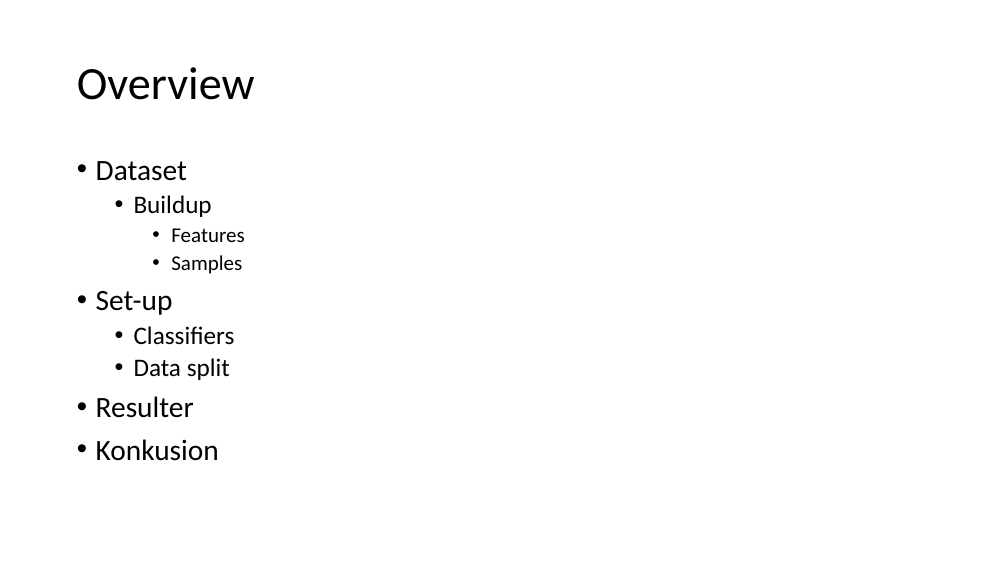
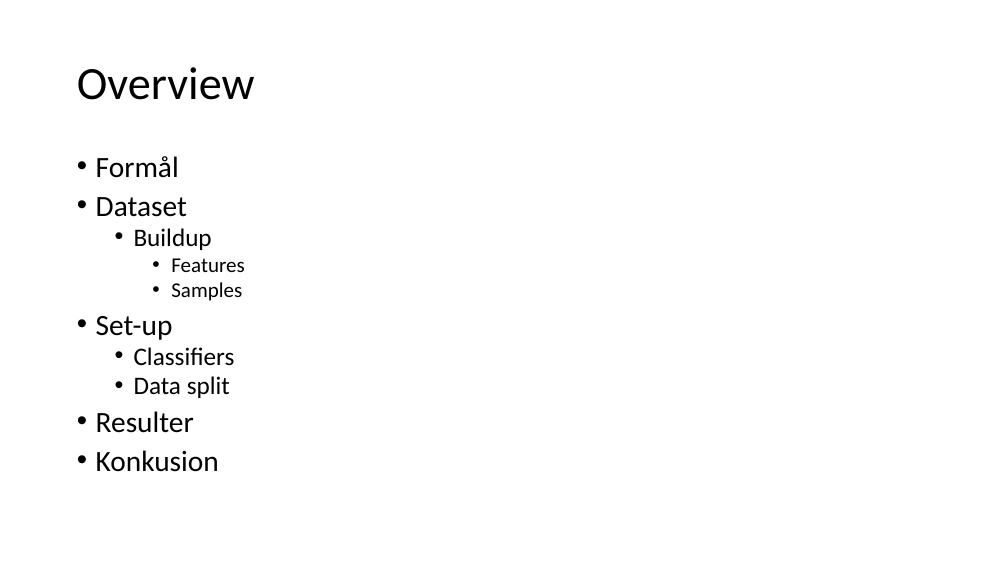
Before and after one commit to BenjaminElifLarsen/Machine_Learning_School, a slide deck: slide 2 of Case/Presentation/Presentation.pptx. Drawn at 1008x567 pixels with LibreOffice and Linux fonts; fonts in the diff are those of the drawing. Boxes give left, top, right and bottom in pixels: in the first picture for what was removed or moved away, otherwise in the second. Text is boxed around its words. In the diff, an @@ line names an element or a change of style, - is before the commit and + after.

Commit message:
working on presentation

```diff
--- a/Case/Presentation/Presentation.pptx
+++ b/Case/Presentation/Presentation.pptx
@@ text at (96, 156, 179, 178): paragraph added @@
+• Formål
@@ text at (96, 197, 245, 472): line spacing 0.9 to 0.8 @@
```
Also in this commit, not shown: 11 slides added, 1 slide removed.
